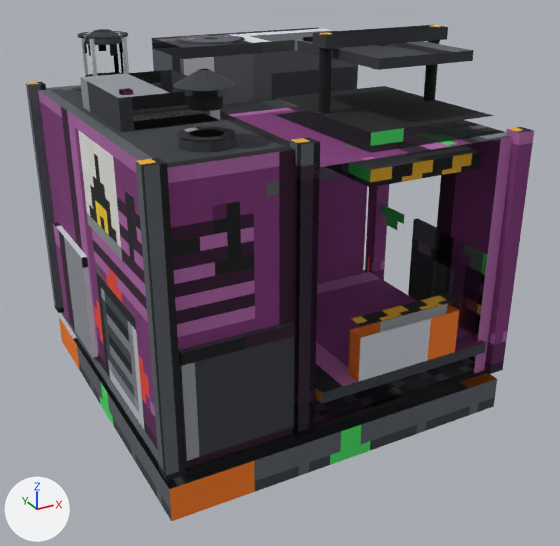
A saved change to the glTF model computers/src/main/resources/assets/jsc/jsmodels/chain/preinstaller.glb.
One viewpoint serves both versions: a camera (50 mm lens) standing at (-1.44, -4.26, 1.53) and looking at (0.54, -0.67, -0.27). The axes (+X, +Y, +Z) are drawn at lower left. The lights are the same throughout. The first picture is the older version. Where no turn or scale is listed for an object, it has been applied to the vertices. Vertices at exactly the same position are counted once.

Objects in the first picture: 'body', 'body_glow', 'carriage', 'disc', 'dock_plug', 'nest', 'pin_head' and 2 more.
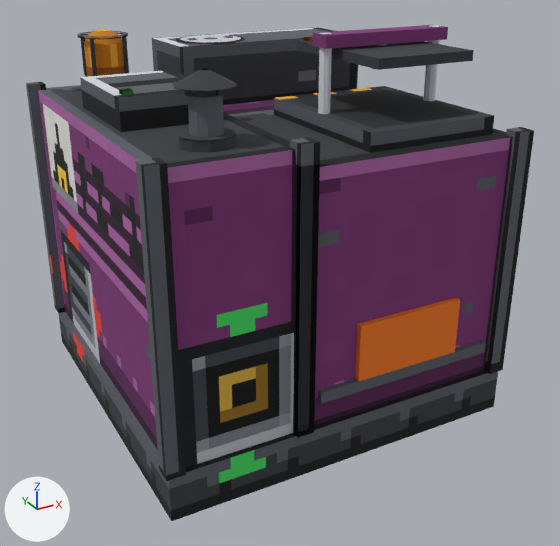
What changed in the scene script:
```text
Change me_body:
    used by ob_body; location = (-0.5, 0.5, -65.0)
    remove me_body.from_pydata(...)  # 1604 vertices, 1608 faces; spans x -0.02..2.02, y -2.02..0.02, z 64.0..66.08
    add me_body.from_pydata(...)  # 1580 vertices, 1572 faces; spans x -0.02..2.02, y -2.02..0.02, z 64.0..66.08
    me_body part 1: the loose piece of 8 vertices spanning x 1.97..2.0, y -1.81..-1.19, z 64.28..64.91 is deleted
    me_body part 2: the loose piece of 8 vertices spanning x 0.0..0.03, y -0.81..-0.19, z 64.28..64.91 is deleted
    me_body part 3: the loose piece of 8 vertices spanning x 0.09..0.66, y -2.0..-1.97, z 64.31..64.88 is deleted
    me_body part 4: 1530 kept faces spanning x -0.02..2.02, y -2.02..0.02, z 64.0..66.08 get new texture (UV) coordinates
Change me_body_glow:
    used by ob_body_glow; location = (-0.5, 0.5, -65.0)
    remove me_body_glow.from_pydata(...)  # 256 vertices, 192 faces; spans x 0.266..0.484, y -0.422..-0.203, z 65.775..66.025
    add me_body_glow.from_pydata(...)  # 288 vertices, 208 faces; spans x -0.017..2.017, y -2.016..0.016, z 64.0..66.025
    me_body_glow part 5: 32 vertices added at x -0.017..2.017, y -2.016..0.016, z 64.0..65.719
    me_body_glow part 6: 192 kept faces spanning x 0.266..0.484, y -0.422..-0.203, z 65.775..66.025 get new texture (UV) coordinates
Change me_carriage:
    where me_carriage.from_pydata(...)  # 8 vertices, 12 faces; spans x -0.531..0.531, y -1.094..0.019, z 0.0..0.062
    used by ob_carriage; location = (0.844, -0.406, -0.606)
    me_carriage part 7: texture (UV) coordinates of 12 of 12 faces, centred in x -0.531..0.531, y -1.094..0.019, z 0.0..0.062, changed; they spanned u 0.08..0.92, v 0.37..0.54 and now span u 0.4..0.84, v 0.35..0.54
Change me_disc:
    where me_disc.from_pydata(...)  # 196 vertices, 192 faces; spans x -0.206..0.206, y -0.206..0.206, z 0.001..0.008
    used by ob_disc; location = (0.531, 0.188, 0.938)
    me_disc part 8: texture (UV) coordinates of 192 of 192 faces, centred in x -0.135..0.135, y -0.135..0.135, z 0.001..0.008, changed; they spanned u 0.33..0.84, v 0.38..0.46 and now span u 0.36..0.64, v 0.35..0.45
Change me_dock_plug:
    where me_dock_plug.from_pydata(...)  # 8 vertices, 12 faces; spans x -0.312..0.312, y -1.094..-1.0, z 0.062..0.375
    used by ob_dock_plug; location = (0.844, -0.406, -0.606)
    me_dock_plug part 9: texture (UV) coordinates of 12 of 12 faces, centred in x -0.312..0.312, y -1.094..-1.0, z 0.062..0.375, changed; they spanned u 0.58..0.67, v 0.38..0.46 and now span u 0.28..0.7, v 0.35..0.45
Change me_nest:
    where me_nest.from_pydata(...)  # 8 vertices, 12 faces; spans x -0.344..0.344, y -0.438..0.438, z -0.087..0.0
    used by ob_nest; location = (1.0, -0.906, 0.5)
    me_nest part 10: texture (UV) coordinates of 12 of 12 faces, centred in x -0.344..0.344, y -0.438..0.438, z -0.087..0.0, changed; they spanned u 0.24..0.57, v 0.39..0.54 and now span u 0.23..0.98, v 0.35..0.54
```

What differs and where, as boxes [x1, y1, x2, y2] in the pictures (560 x 546 px):
'body_glow', reshaped: before [84, 31, 123, 56]; after [50, 31, 267, 483]
part 1 of me_body, deleted: before [408, 218, 484, 334]
part 2 of me_body, deleted: before [53, 222, 98, 358]
part 3 of me_body, deleted: before [178, 322, 295, 461]
part 4 of me_body, surface changed: [26, 25, 534, 521] in both
part 5 of me_body_glow, added: after [50, 223, 267, 483]
part 6 of me_body_glow, surface changed (black to orange): before [84, 31, 123, 56]; after [84, 31, 125, 77]
part 7 of me_carriage, surface changed: before [315, 272, 486, 404]; after [318, 340, 486, 404]
part 8 of me_disc, surface changed (lighter): [176, 35, 245, 44] in both
part 9 of me_dock_plug, surface changed (grey to brown): before [348, 293, 460, 382]; after [355, 298, 460, 382]
part 10 of me_nest, surface changed: before [324, 145, 481, 187]
